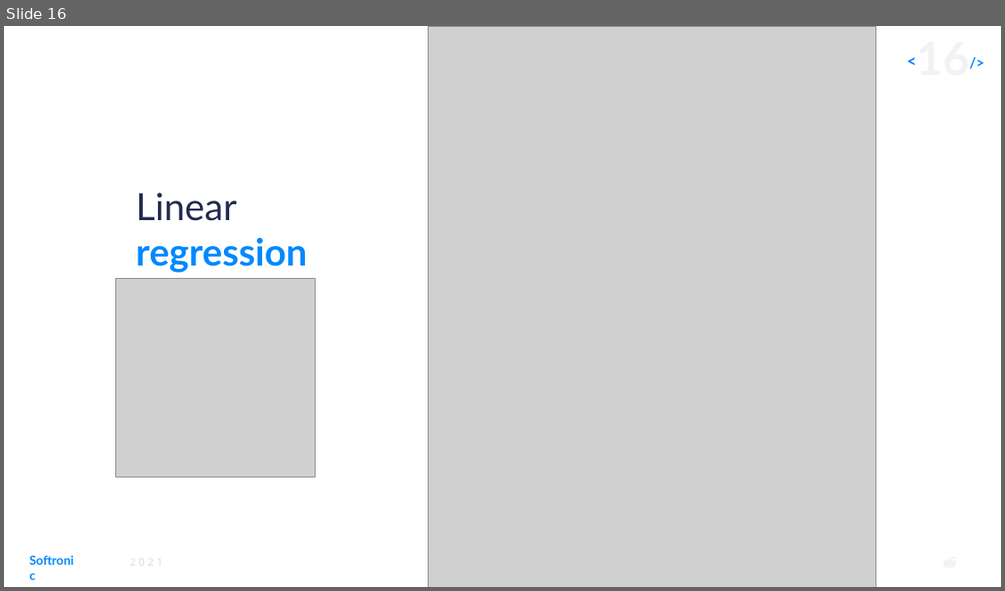
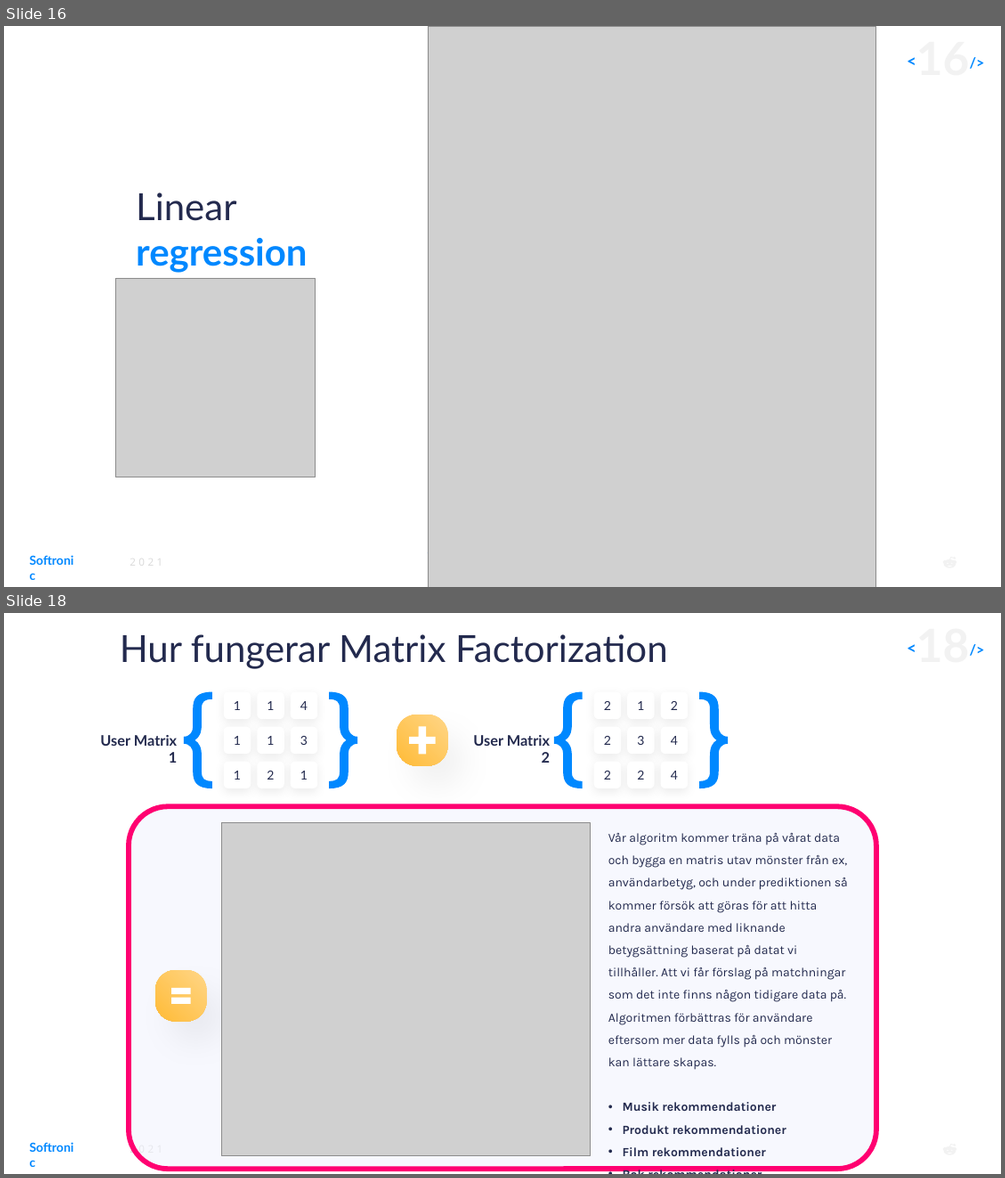
Before and after one commit to mrmarten/stmlnetclass, a slide deck: Day1/mlnetpresentation.pptx. Shown one above the other, each under a label of ours: slide 16 before the commit, slides 16 and 18 after it; the slides between them are not shown. The pictures are 1005x591 and 1005x1178 pixels, drawn with LibreOffice and Linux fonts; fonts in the diff are those of the drawing; grey boxes stand for pictures; background and template pictures are left out. Boxes give left, top, right and bottom in pixels: in the first picture for what was removed or moved away, otherwise in the second. Text is boxed around its words. In the diff, an @@ line names an element or a change of style, - is before the commit and + after.

```diff
--- a/Day1/mlnetpresentation.pptx
+++ b/Day1/mlnetpresentation.pptx
@@ slide 18 added at (4,613,1001,1174), background #FFFFFF; not listed: 4 template elements that a slide beside it also shows @@
@@ text added at (120,634,668,669), 36 pt, text #232A4E @@
+Hur fungerar Matrix Factorization
@@ freeform shape added at (396,714,447,765), fill gradient #FFD687 to #FFBB37 @@
@@ group added at (100,692,357,788): 9 rounded rectangles, 2 freeform shapes, 1 text @@
+1
+1
+1
+1
+1
+2
+4
+3
+1
+User Matrix 1
@@ freeform shape added at (409,727,436,755), fill #FFFFFF @@
@@ group added at (473,692,728,788): 9 rounded rectangles, 2 freeform shapes, 1 text @@
+2
+2
+2
+1
+3
+2
+2
+4
+4
+User Matrix 2
@@ rounded rectangle added at (129,807,877,1168), fill #F1F3FE at 50% opacity, outline #FF0071 5 pt @@
@@ picture added at (222,822,591,1156) @@
@@ text added at (608,833,848,1156), 12 pt, text #232A4E @@
+Vår algoritm kommer träna på vårat data och bygga en matris utav mönster från ex, användarbetyg, och under prediktionen så kommer försök att göras för att hitta andra användare med liknande betygsättning baserat på datat vi tillhåller. Att vi får förslag på matchningar som det inte finns någon tidigare data på. Algoritmen förbättras för användare eftersom mer data fylls på och mönster kan lättare skapas.
+• Musik rekommendationer
+• Produkt rekommendationer
+• Film rekommendationer
+• Bok rekommendationer
@@ freeform shape added at (156,971,207,1022), fill gradient #FFD687 to #FFBB37 @@
@@ math equal added at (168,981,194,1009), fill #FFFFFF @@
```
Also in this commit, not shown: 1 other slide added.
